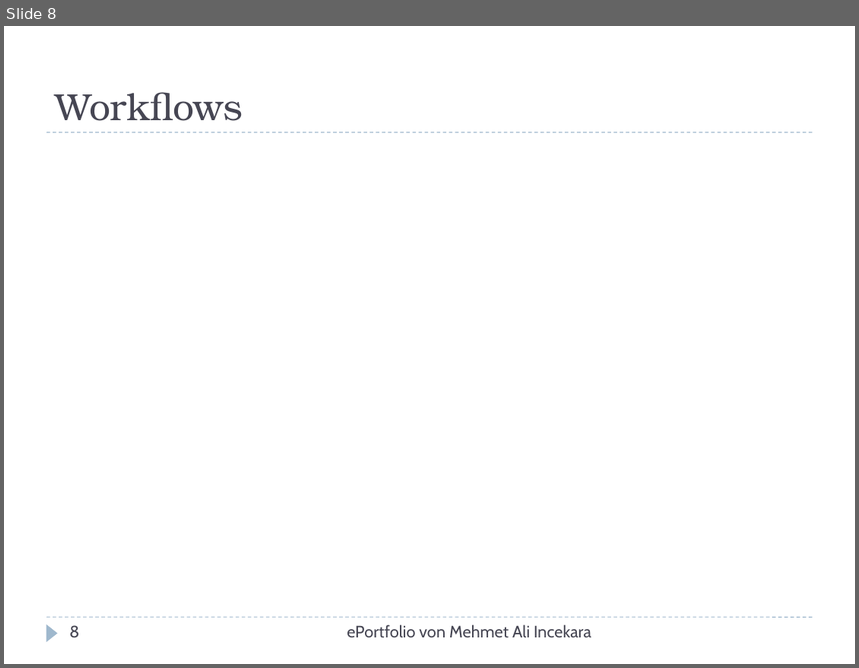
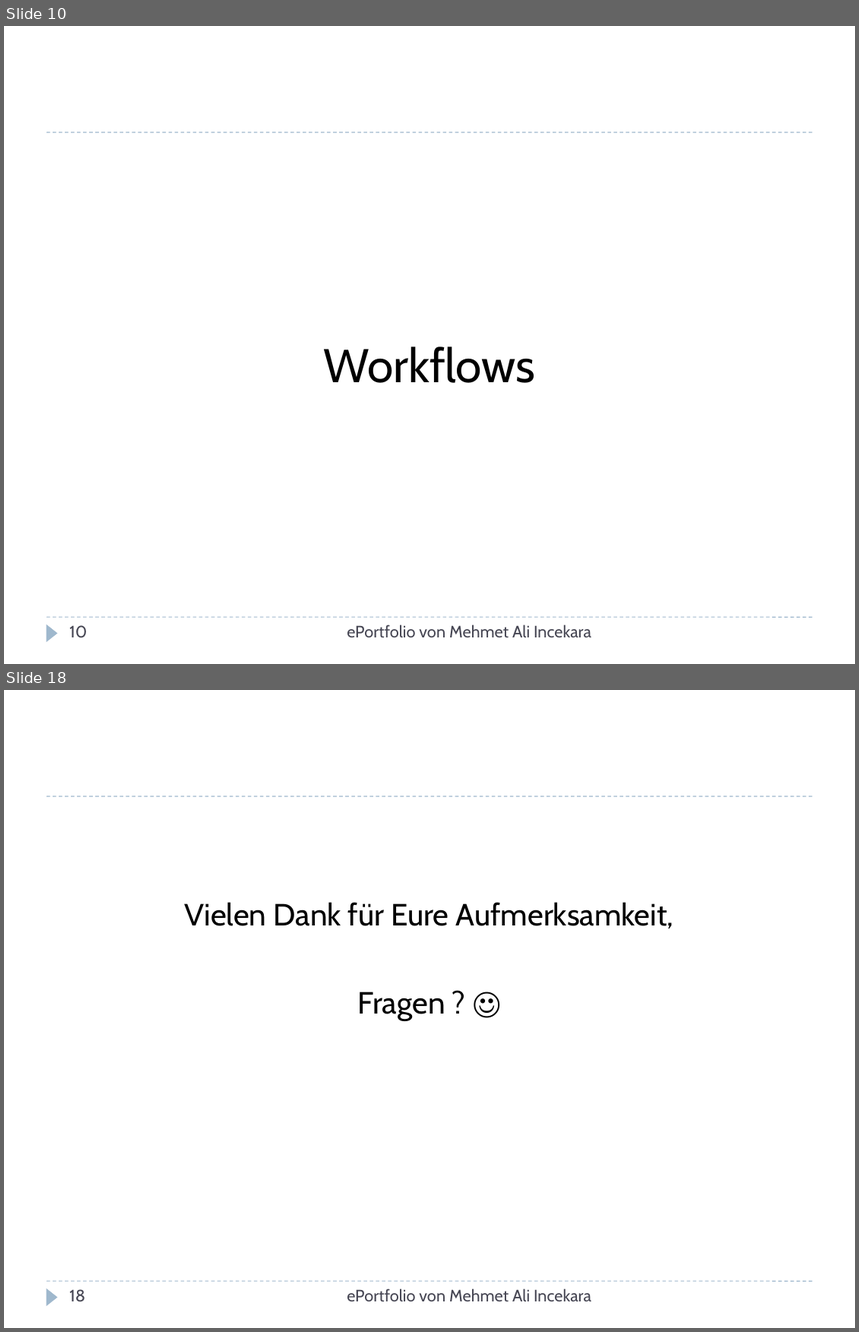
Before and after one commit to xnappy/ePortfolio, a slide deck: Git-und-GitHub.pptx. Shown one above the other, each under a label of ours: slide 8 before the commit, slides 10 and 18 after it; the slides between them are not shown. The pictures are 859x668 and 859x1332 pixels, drawn with LibreOffice and Linux fonts; fonts in the diff are those of the drawing. Boxes give left, top, right and bottom in pixels: in the first picture for what was removed or moved away, otherwise in the second. Text is boxed around its words. In the diff, an @@ line names an element or a change of style, - is before the commit and + after.

```diff
--- a/Git-und-GitHub.pptx
+++ b/Git-und-GitHub.pptx
@@ slide 18 added at [4, 690, 855, 1328], background #FFFFFF; not listed: 3 template elements that a slide beside it also shows @@
@@ text added at [184, 902, 674, 1021], 26 pt, text #000000 @@
+Vielen Dank für Eure Aufmerksamkeit,
+Fragen ? ☺
@@ page number added at [69, 1290, 85, 1303], 14 pt, text #464653 @@
+18
@@ text added at [347, 1289, 591, 1302], 14 pt, text #464653 @@
+ePortfolio von Mehmet Ali Incekara
@@ what was slide 8 is now slide 10 @@
@@ slide 10 changed as well @@
@@ text "Workflows": place and size @@
-text "Workflows" at [55, 92, 243, 121]
+text "Workflows" at [323, 347, 535, 383]
@@ text "Workflows" at [323, 347, 535, 383]: size 32 to 40 pt, font TeX Gyre Bonum to Cabin, text colour #464653 to #000000; alignment left to centre; more space between paragraphs; vertical alignment bottom to top @@
@@ page number at [69, 626, 87, 639]: text changed @@
-8
+10
```
Also in this commit, not shown: 12 other slides changed, 3 other slides added, 3 other files.
